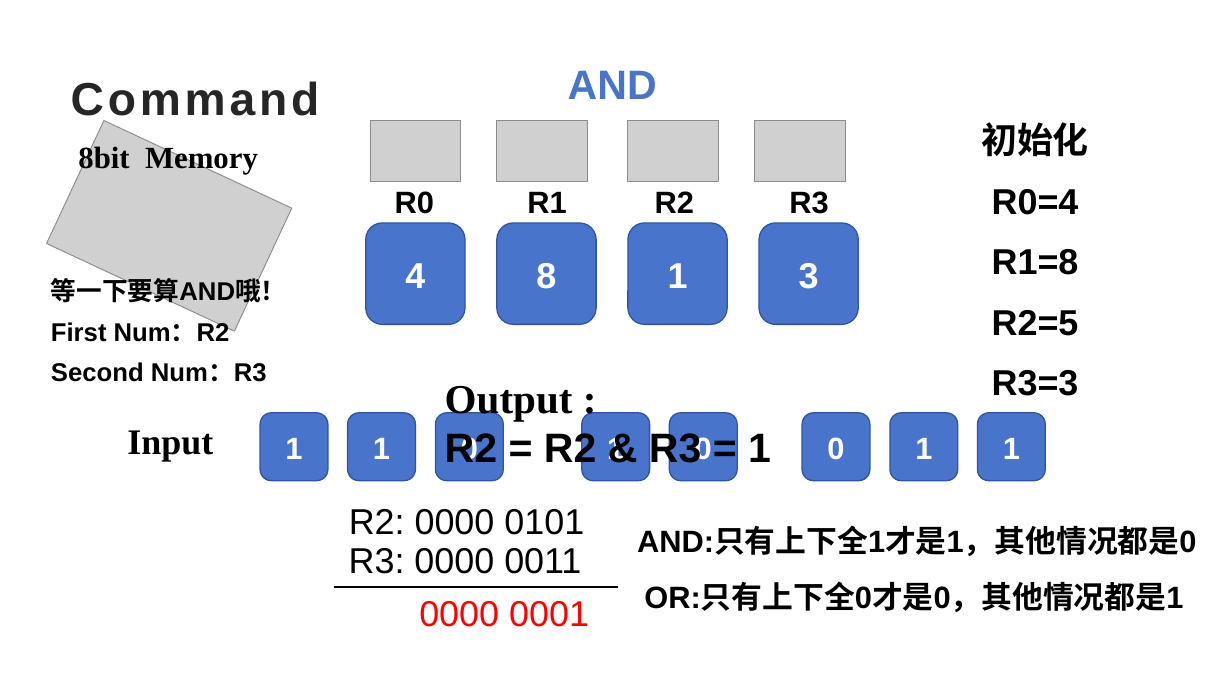
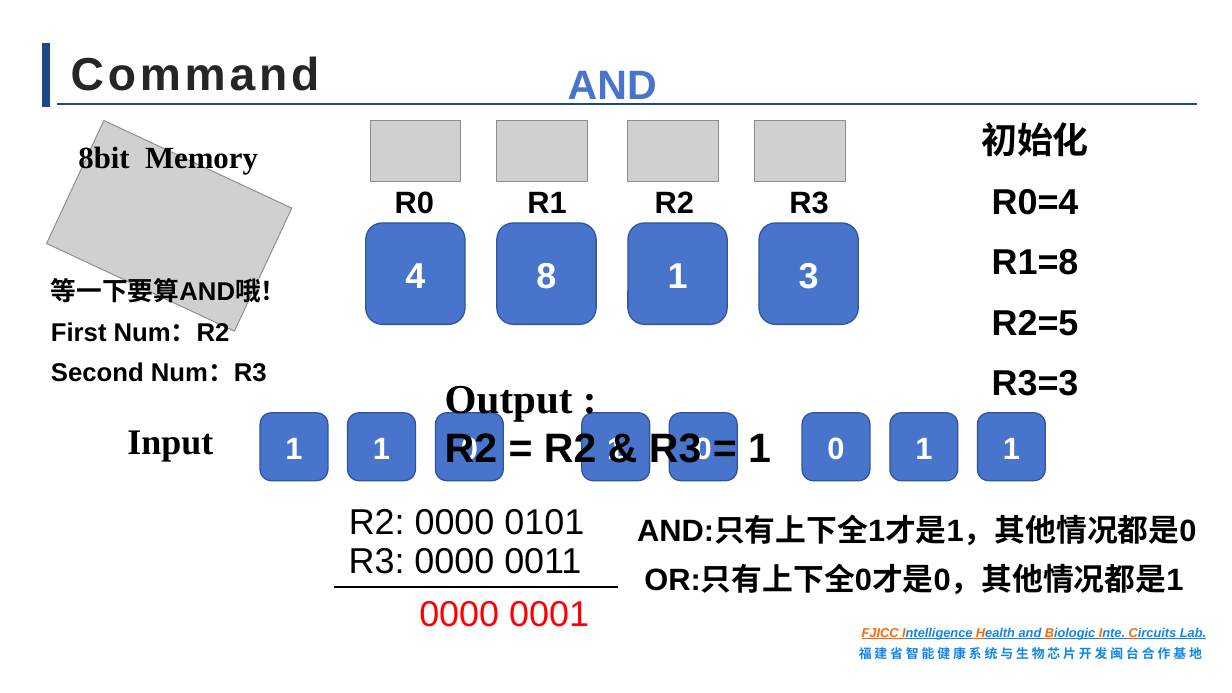
Before and after one commit to EnglesLowe123/COPE-Project, a slide deck: slide 12 of 微指令集-计组实验(1).pptx. Drawn at 1232x693 pixels with LibreOffice and Linux fonts; fonts in the diff are those of the drawing; grey boxes stand for pictures; background and template pictures are left out. Boxes give left, top, right and bottom in pixels: in the first picture for what was removed or moved away, otherwise in the second. Text is boxed around its words. In the diff, an @@ line names an element or a change of style, - is before the commit and + after.

```diff
--- a/微指令集-计组实验(1).pptx
+++ b/微指令集-计组实验(1).pptx
@@ line added from (46, 43) to (46, 107), #1C4885 6 pt @@
@@ title "Command" rewrapped from (71, 81, 320, 125) to (71, 56, 320, 91) @@
@@ line added from (57, 104) to (1197, 104), #1C4885 2 pt @@
@@ text "AND:只有上下全1才是1，其他情况都是0": place and size @@
-text "AND:只有上下全1才是1，其他情况都是0" at (637, 528, 1197, 556)
+text "AND:只有上下全1才是1，其他情况都是0" at (637, 516, 1197, 545)
@@ text "OR:只有上下全0才是0，其他情况都是1": place and size @@
-text "OR:只有上下全0才是0，其他情况都是1" at (644, 584, 1183, 612)
+text "OR:只有上下全0才是0，其他情况都是1" at (644, 566, 1183, 594)
@@ text added at (859, 627, 1206, 660), 10 pt, text #1185EF, bold, italic, underline @@
+FJICC Intelligence Health and Biologic Inte. Circuits Lab.
+福建省智能健康系统与生物芯片开发闽台合作基地
```
Also in this commit, not shown: 11 other slides changed, 1 slide added, 1 slide removed.
